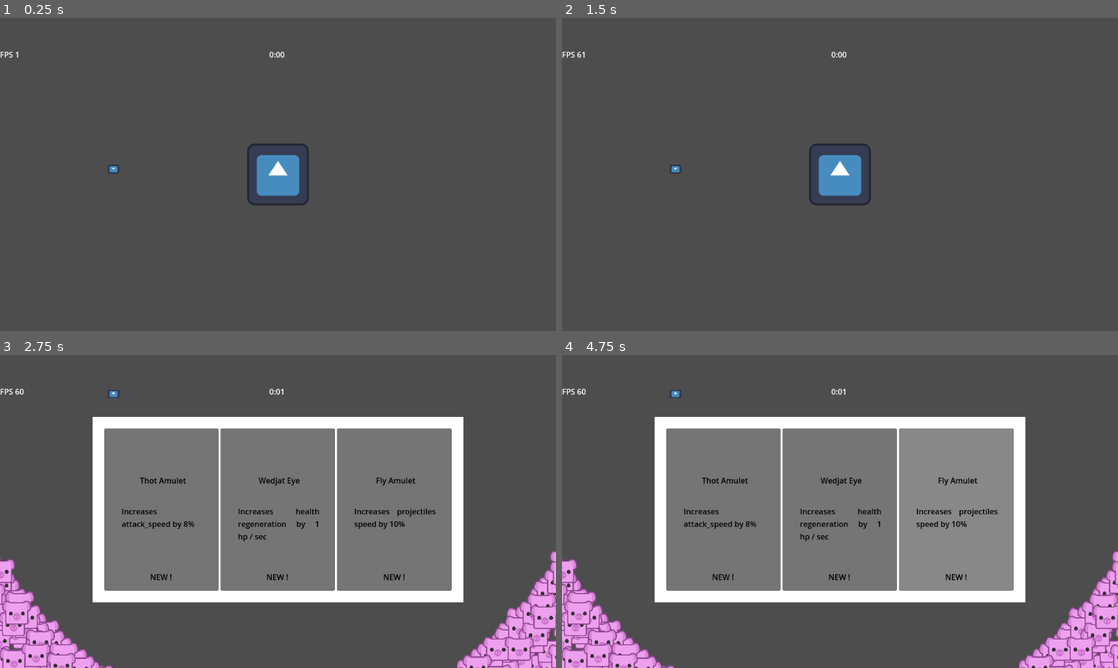
Above: before the commit, frames 1-4 (two rows, left to right).
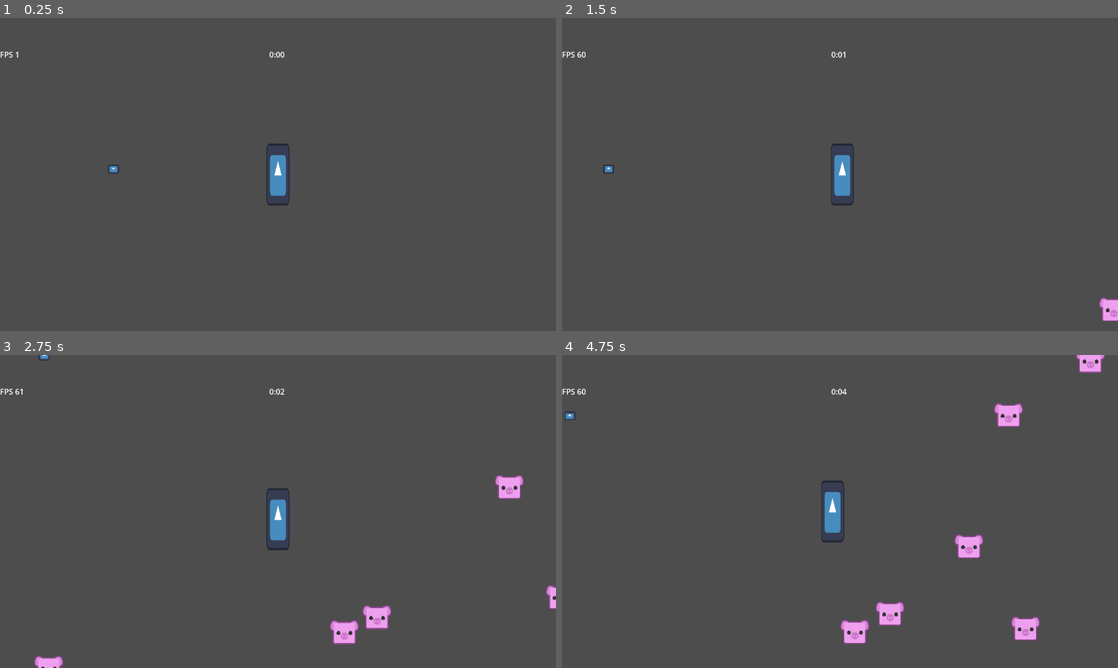
Above: after the commit, the same moments.

Repository: Boushitou/Q3_Nil_Survivor
Game: Godot game, scene res://Scenes/main_game.tscn
Two runs of this game, one before a commit and one after it. Both use one fixed random seed, a clock stepped at 60 frames per second and the inputs below. The engine's default icon, where the game draws it, is replaced by a stand-in: a white triangle on a blue panel in a dark square.
Inputs (mouse positions are in pixels of both pictures, inside the frame that each line leads up to):
- Up to frame 1 (0.25 s): no input
- Up to frame 2 (1.5 s): tap Enter (test_action) at 0.5, 0.6 s; move the mouse to (962, 158) at 0.52 s; hold D (move_right) 0.53-1.25 s; click (723, 171) at 1.25 s, where only the run before the commit has a clickable "Winged Scarab"
- Up to frame 3 (2.75 s): move the mouse to (166, 527) at 2.02 s; hold S (move_down) from 2.03 s (still down); tap Space (dash) at 2.1 s; tap Enter (test_action) at 2.3 s
- Up to frame 4 (4.75 s): move the mouse to (895, 442) at 2.77 s; release S (move_down) at 2.78 s; hold D (move_right) 2.78-3.53 s; tap Enter (test_action) at 2.85, 3.6, 4.55 s; move the mouse to (812, 574) at 3.52 s; hold W (move_up) 3.53-4.28 s; move the mouse to (1006, 558) at 4.27 s; hold Q (move_left) from 4.28 s (still down); tap Space (dash) at 4.35 s

The runs differ from the first frame. In frame 1, 0.9% of the frame differs, in the area x 44-56%, y 40-60%; in frame 2, 1.3%; in frame 3, 46%; in frame 4, 47%, in the area x 0-100%, y 0-100%.

Commit message:
The experience orbs now have a bounce effect before being attracted to the player.

Diff:
--- a/Data/Waves/wave1.tres
+++ b/Data/Waves/wave1.tres
@@ -7,6 +7,6 @@
 wave_nb = 1
 enemy_frequency = 1.0
 enemy_data = Array[Dictionary]([{
-"count": 300,
+"count": 10,
 "type": 0
 }])
--- a/Scenes/Player.tscn
+++ b/Scenes/Player.tscn
@@ -1,15 +1,19 @@
-[gd_scene load_steps=9 format=3 uid="uid://ddcgvg5rx8u17"]
+[gd_scene load_steps=11 format=3 uid="uid://ddcgvg5rx8u17"]
 
 [ext_resource type="Script" path="res://Scripts/Player/PlayerController.gd" id="1_d1yww"]
 [ext_resource type="Script" path="res://Scripts/Player/PlayerMovement.gd" id="2_jhwxv"]
 [ext_resource type="Texture2D" uid="uid://dsy5yqymj4lbq" path="res://icon.svg" id="3_dh2ju"]
 [ext_resource type="Script" path="res://Scripts/Player/PlayerStats.gd" id="4_jjtk5"]
 [ext_resource type="Script" path="res://Scripts/Player/PlayerCollisions.gd" id="5_b0aba"]
+[ext_resource type="Script" path="res://Scripts/Player/XPCollision.gd" id="5_e4ahy"]
 [ext_resource type="Script" path="res://Scripts/Systems/Health.gd" id="6_lf85x"]
 [ext_resource type="Script" path="res://Scripts/Items/Inventory.gd" id="7_mn01f"]
 
 [sub_resource type="RectangleShape2D" id="RectangleShape2D_rexpl"]
-size = Vector2(118, 119)
+size = Vector2(48, 119)
+
+[sub_resource type="CircleShape2D" id="CircleShape2D_2iisx"]
+radius = 126.0
 
 [node name="Player" type="Node" node_paths=PackedStringArray("player_movement") groups=["player"]]
 script = ExtResource("1_d1yww")
@@ -29,7 +33,17 @@
 
 [node name="Sprite2D" type="Sprite2D" parent="Body"]
 z_index = 10
+position = Vector2(-2.38419e-07, 0)
+scale = Vector2(0.375, 1)
 texture = ExtResource("3_dh2ju")
+
+[node name="XpArea" type="Area2D" parent="Body"]
+collision_layer = 0
+collision_mask = 4
+script = ExtResource("5_e4ahy")
+
+[node name="XpOrbDetector" type="CollisionShape2D" parent="Body/XpArea"]
+shape = SubResource("CircleShape2D_2iisx")
 
 [node name="PlayerStats" type="Node" parent="." node_paths=PackedStringArray("health")]
 script = ExtResource("4_jjtk5")
@@ -50,3 +64,4 @@
 
 [connection signal="area_entered" from="Body" to="Body/BodyCollision" method="_on_body_area_entered"]
 [connection signal="area_exited" from="Body" to="Body/BodyCollision" method="_on_body_area_exited"]
+[connection signal="area_entered" from="Body/XpArea" to="Body/XpArea" method="_on_area_entered"]
--- a/Scenes/xp_orb.tscn
+++ b/Scenes/xp_orb.tscn
@@ -9,6 +9,9 @@
 collision_layer = 4
 collision_mask = 0
 script = ExtResource("1_2qc04")
+smooth_factor = 2.0
+distance_scale = 0.1
+bounce_duration = 0.3
 
 [node name="Sprite2D" type="Sprite2D" parent="."]
 modulate = Color(0.299862, 0.692182, 0.398183, 1)
--- a/Scripts/Items/Experience.gd
+++ b/Scripts/Items/Experience.gd
@@ -2,11 +2,64 @@
 
 extends Area2D
 
+@export var smooth_factor : float
+@export_range(0.1, 10) var distance_scale : float
+
 var xp_orb_manager : XpOrbManager
 var value : int = 2
+var min_speed = 400
+
+var is_absorbed = false
+var target : Node2D
+var old_target_pos : Vector2
+
+@export var bounce_duration = 0.1
+var bounce_time = 0.0
 
 func _ready() -> void:
 	xp_orb_manager = get_parent()
 
+
+func _process(delta: float) -> void:
+	if not is_absorbed:
+		return
+	move_toward_player(delta)
+
+
 func _on_hidden():
 	xp_orb_manager.remove_orb(self)
+	is_absorbed = false
+
+
+func start_moving(target_pos : Node2D):
+	if is_absorbed:
+		return
+
+	old_target_pos = target_pos.global_position
+	is_absorbed = true
+	target = target_pos
+	bounce_time = 0.0
+
+
+func move_toward_player(delta : float):
+	if not target:
+		return
+
+	var distance = old_target_pos.distance_to(target.global_position)
+
+	old_target_pos = target.global_position
+
+	var dynamic_smooth_factor = smooth_factor + (distance * distance_scale)
+	var new_position = Utilities.exp_decay(position, target.global_position, dynamic_smooth_factor, delta)
+	var move_vector = new_position - position
+
+	if bounce_time < bounce_duration:
+		var t = bounce_time / bounce_duration
+		var bounce_effect = Utilities.ease_in_back(t)
+		move_vector *= bounce_effect
+		bounce_time += delta
+
+	if move_vector.length() < min_speed * delta:
+		move_vector = move_vector.normalized() * min_speed * delta
+
+	position += move_vector
--- a/Scripts/Items/XpOrbManager.gd
+++ b/Scripts/Items/XpOrbManager.gd
@@ -10,7 +10,7 @@
 
 var player_node : Node2D
 var camera : Camera2D
-var max_distance : Vector2
+var max_distance = 500
 
 var orbs : Array[Experience]
 
@@ -58,7 +58,7 @@
 		var distance_to_player = o.global_position.distance_squared_to(player_node.global_position)
 		var distance_respawn = camera.get_spawn_distance(50)
 
-		if distance_to_player > distance_respawn * distance_respawn + 500:
+		if distance_to_player > distance_respawn * distance_respawn + max_distance:
 			var new_pos = camera.get_spawn_position(distance_respawn)
 			o.global_position = new_pos
 
--- a/Scripts/Player/PlayerController.gd
+++ b/Scripts/Player/PlayerController.gd
@@ -6,7 +6,7 @@
 var direction = Vector2(0, 0)
 
 # Called every frame. 'delta' is the elapsed time since the previous frame.
-func _process(_ddelta):
+func _process(_delta):
 	handle_inputs()
 
 
--- a/Scripts/Player/PlayerStats.gd
+++ b/Scripts/Player/PlayerStats.gd
@@ -10,7 +10,7 @@
 var stats : Dictionary
 
 #region leveling value
-const BASE_XP = 1
+const BASE_XP = 500
 const GROWTH_FACTOR = 1.2
 var next_xp : int = BASE_XP
 var current_xp = 0
@@ -35,13 +35,9 @@
 
 
 func _process(_delta):
-	if Input.is_action_just_pressed("test_action"):
-		add_xp(1)
-		print("current xp : ", current_xp, " / ", next_xp)
-		print("level : ", level)
-
 	if level_up_queue > 0:
 		level_up()
+
 
 func add_xp(xp : int):
 	current_xp += xp
--- /dev/null
+++ b/Scripts/Player/XPCollision.gd
@@ -0,0 +1,7 @@
+class_name XPCollision
+
+extends Area2D
+
+func _on_area_entered(area):
+	if area is Experience:
+			area.start_moving(self)
--- a/Scripts/Utils/Utilities.gd
+++ b/Scripts/Utils/Utilities.gd
@@ -5,3 +5,20 @@
 #optimized lerp by Freya Holmer
 static func exp_decay(a, b, decay, delta):
 	return b + (a - b) * exp(-decay * delta)
+
+
+static func ease_out(t: float) -> float:
+	t = clamp(t, 0.0, 1.0)
+	return 1 - pow(1 - t, 3)
+
+
+static func ease_in_back(t: float) -> float:
+	var c1 = 1.70158
+	var c3 = c1 + 1
+	t = clamp(t, 0.0, 1.0)
+	return c3 * t * t * t - c1 * t * t
+
+
+static func ease_in(t: float) -> float:
+	t = clamp(t, 0.0, 1.0)
+	return pow(t, 3)
--- a/project.godot
+++ b/project.godot
@@ -23,6 +23,7 @@
 
 [display]
 
+window/size/resizable=false
 window/stretch/mode="viewport"
 window/stretch/aspect="expand"
 
Not shown, added: export_presets.cfg
